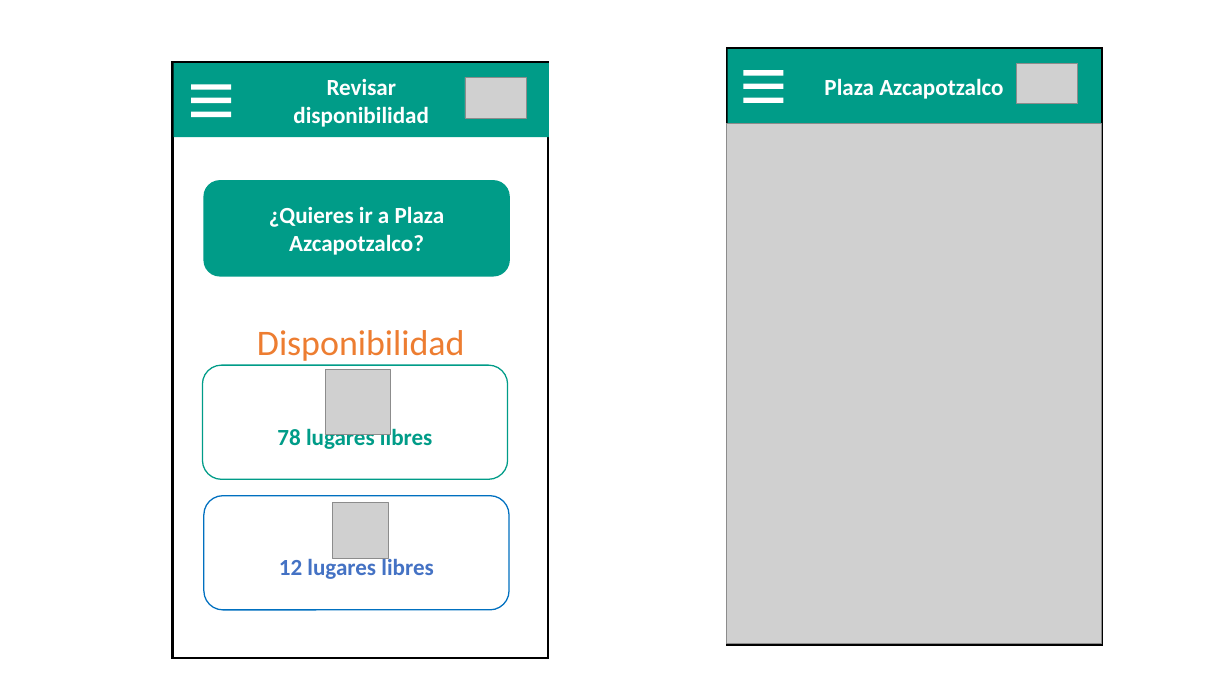
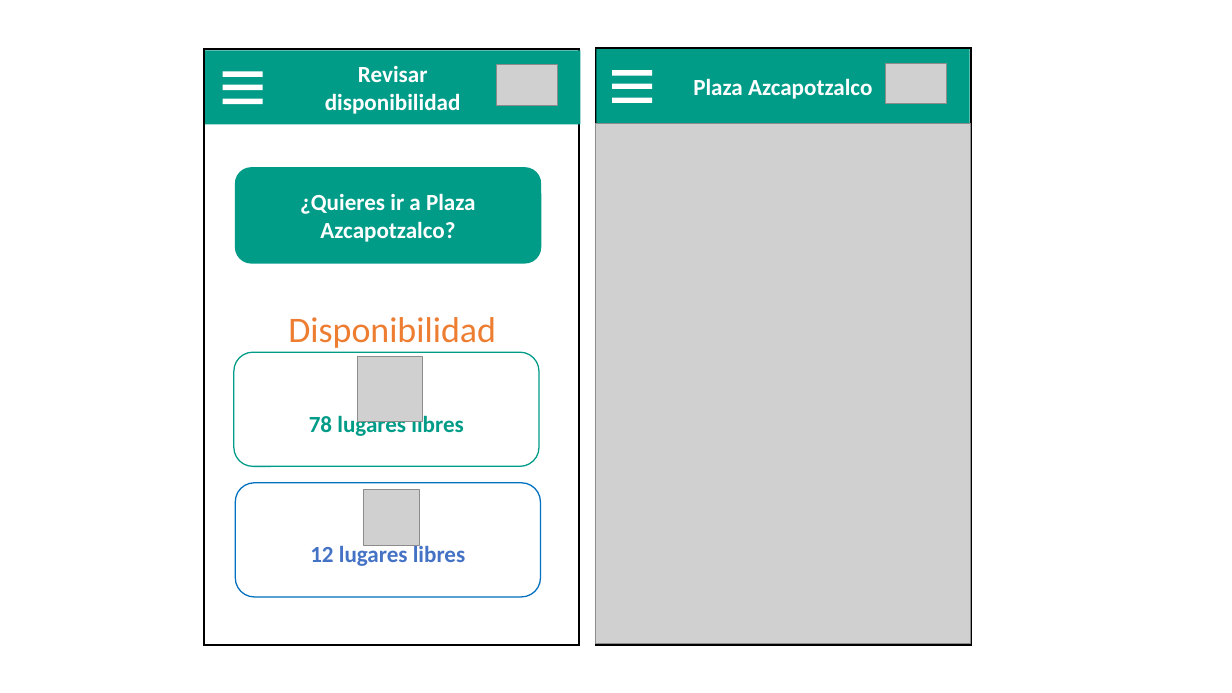
Before and after one commit to ajbeem/iotserver, a slide deck: slide 7 of documentation/MapaNavegacion.pptm (slide 6 before the commit). Drawn at 1232x693 pixels with LibreOffice and Linux fonts; fonts in the diff are those of the drawing; grey boxes stand for pictures. Boxes give left, top, right and bottom in pixels: in the first picture for what was removed or moved away, otherwise in the second. Text is boxed around its words. In the diff, an @@ line names an element or a change of style, - is before the commit and + after.

```diff
--- a/documentation/MapaNavegacion.pptm
+++ b/documentation/MapaNavegacion.pptm
@@ 5 rectangles, 3 pictures, 3 rounded rectangles, 1 text: place and size @@
-5 rectangles, 3 pictures, 3 rounded rectangles, 1 text at [173, 62, 549, 658]
+5 rectangles, 3 pictures, 3 rounded rectangles, 1 text at [204, 49, 580, 645]
@@ 5 rectangles, 2 pictures: place and size @@
-5 rectangles, 2 pictures at [727, 48, 1103, 644]
+5 rectangles, 2 pictures at [596, 48, 971, 644]
```
Also in this commit, not shown: 2 other slides changed, 1 slide added.
